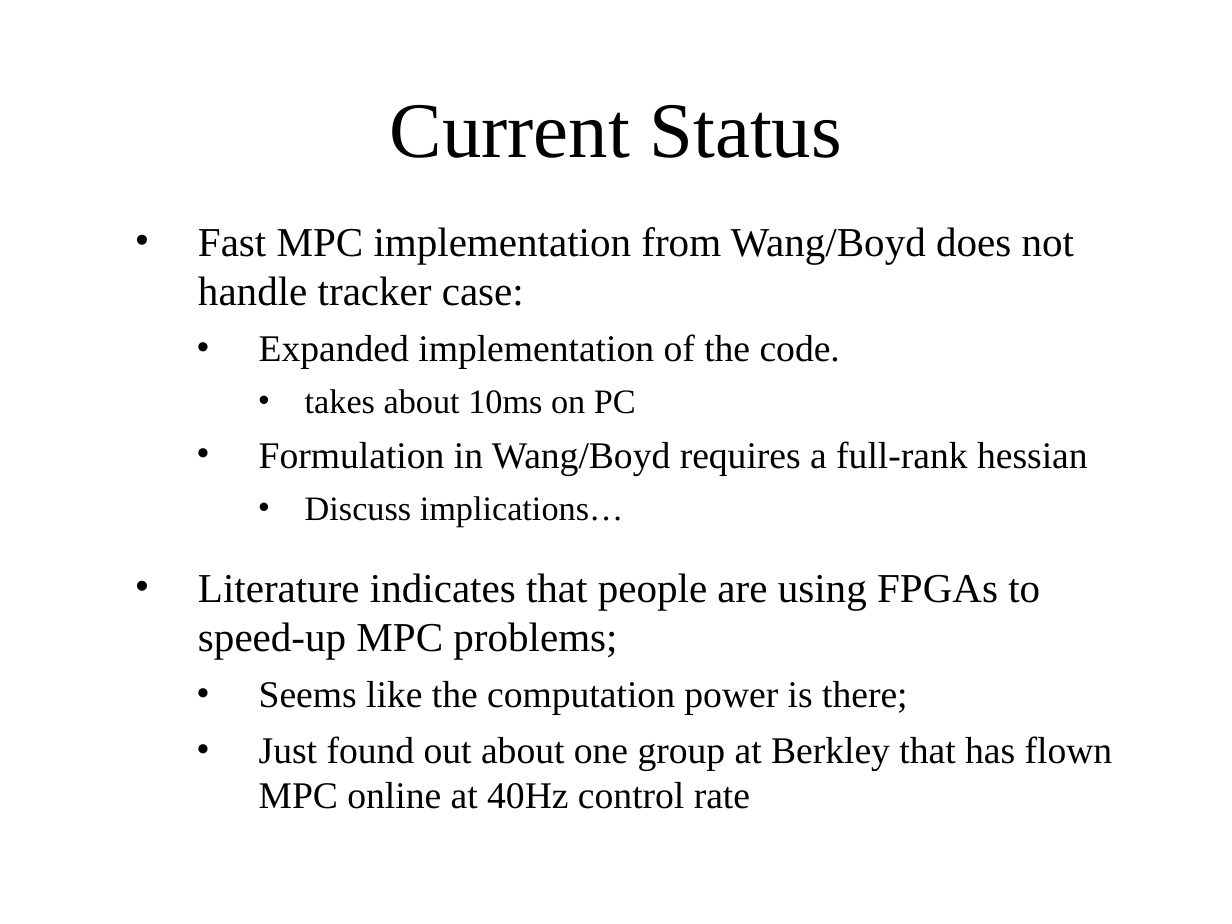
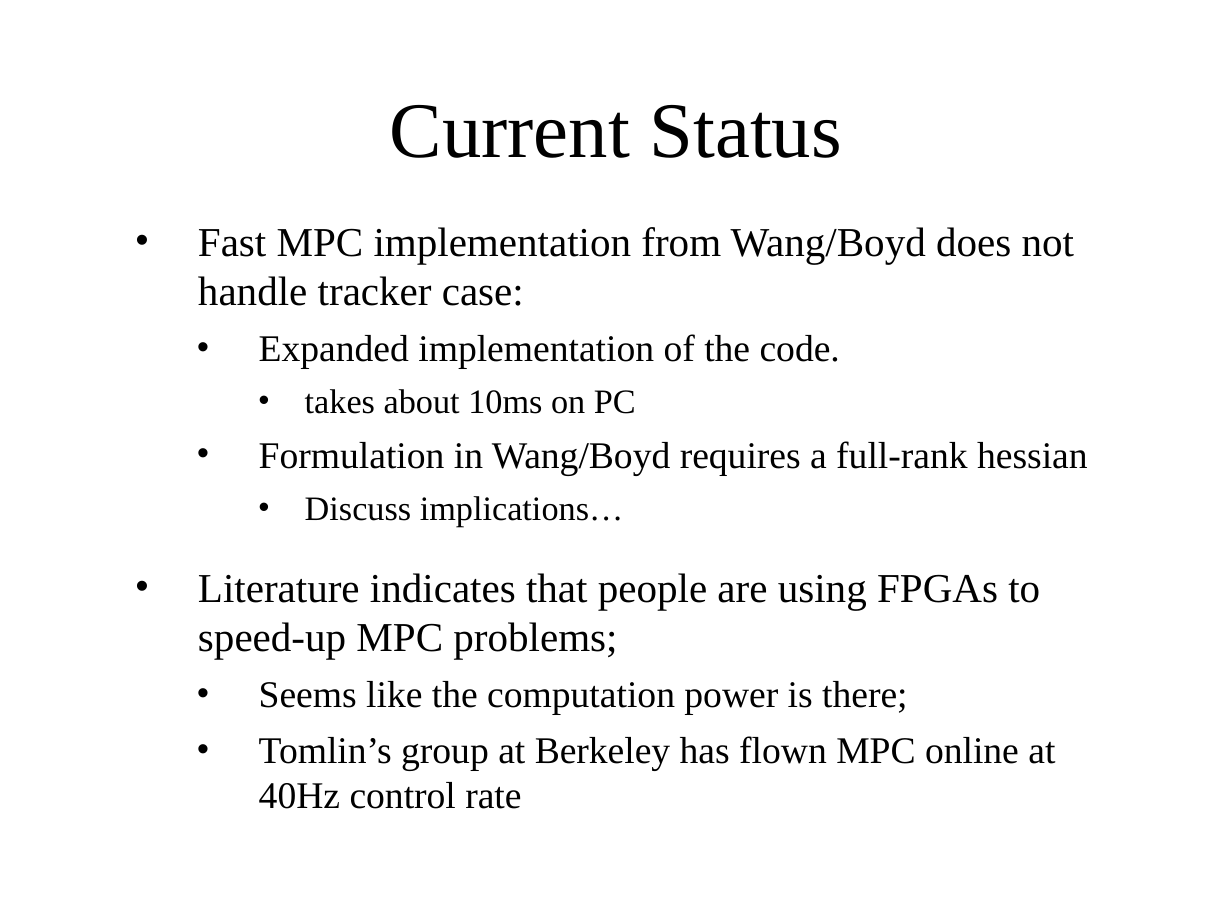
Before and after one commit to ZahraBoroujeni/zmpc, a slide deck: slide 29 of mpc.pptx. Drawn at 1232x924 pixels with LibreOffice and Linux fonts; fonts in the diff are those of the drawing; background and template pictures are left out. Boxes give left, top, right and bottom in pixels: in the first picture for what was removed or moved away, otherwise in the second. Text is boxed around its words. In the diff, an @@ line names an element or a change of style, - is before the commit and + after.

```diff
--- a/mpc.pptx
+++ b/mpc.pptx
@@ text at (x1=259, y1=736, x2=1055, y2=809): text changed @@
-  • Just found out about one group at Berkley that has flown MPC online at 40Hz control rate
+  • Tomlin’s group at Berkeley has flown MPC online at 40Hz control rate
```
Also in this commit, not shown: 1 other file.
